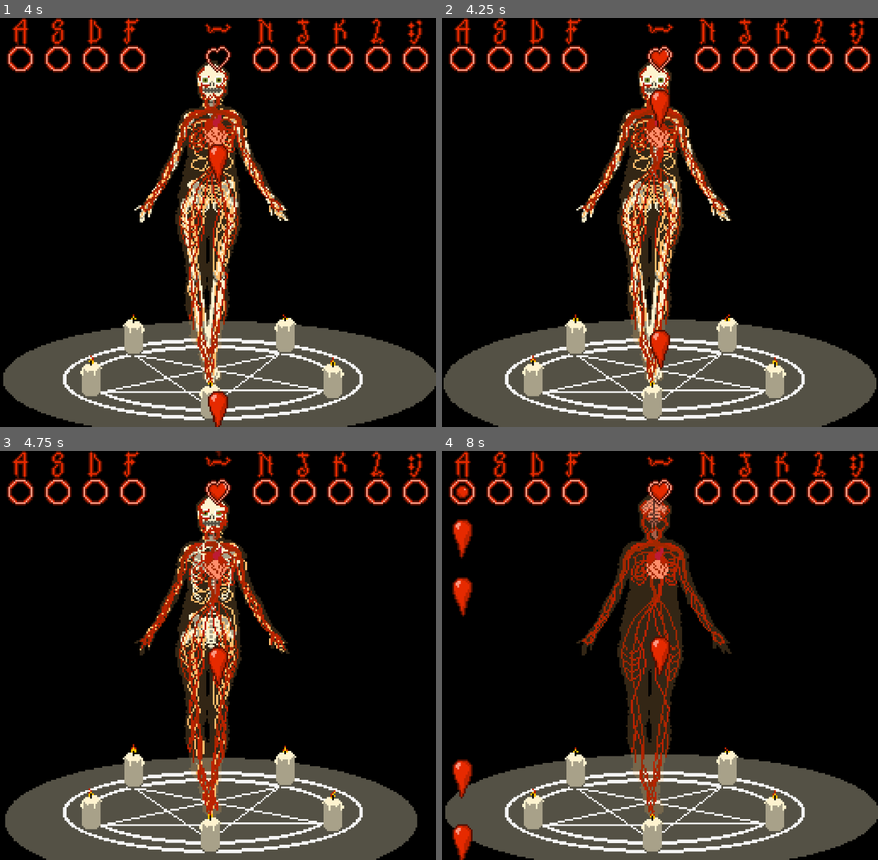
Above: before the commit, frames 1-4 (two rows, left to right).
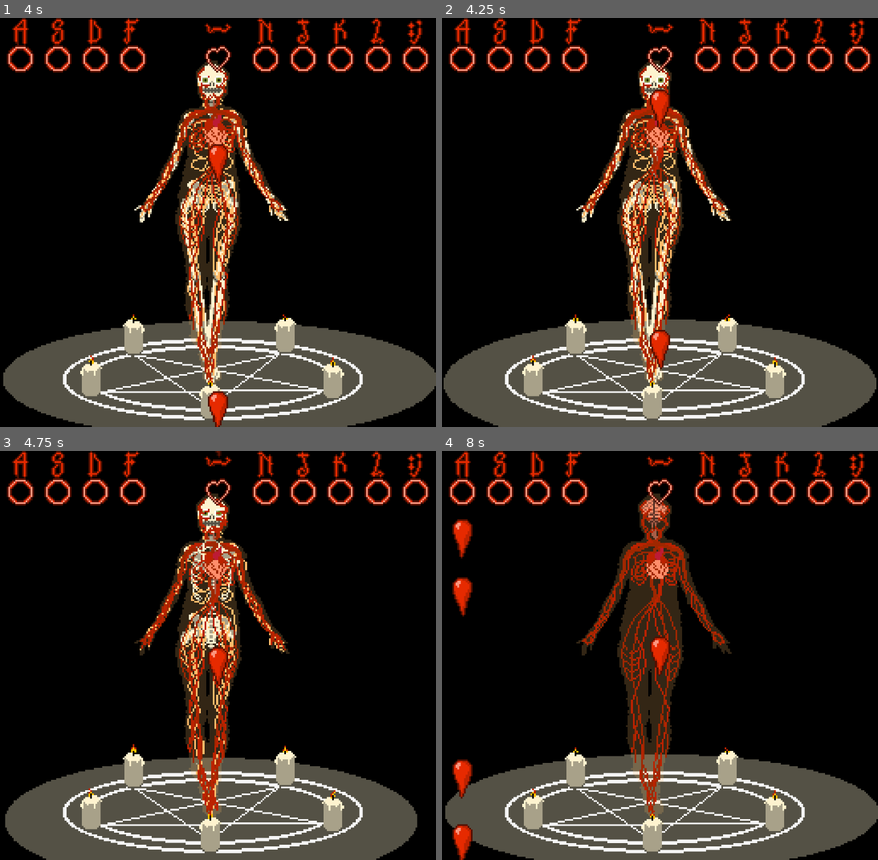
Above: after the commit, the same moments.

Repository: Ada-Rhodes/Bring-Her-Back
Game: Godot game, scene res://main_menu.tscn
The game is run twice, just before and just after one commit, with the same random seed, the same clock (stepped at 60 frames per second) and the same inputs.
Inputs:
- Up to frame 1 (4 s): click "START" at 0.5 s; tap N (Key N) at 1.35, 2.3, 3.8 s; tap V (Key V, bound only after the commit) at 1.55, 2.1, 3.05 s; tap A (Key A) at 2.85 s; tap , (Key Colon) at 3.6 s
- Up to frame 2 (4.25 s): no input
- Up to frame 3 (4.75 s): tap D (Key D) at 4.35 s; tap V (Key V, bound only after the commit) at 4.55 s
- Up to frame 4 (8 s): tap F (Key F) at 5.1 s; tap N (Key N) at 5.3, 6.8 s; tap J (Key J) at 5.85 s; tap V (Key V, bound only after the commit) at 6.05, 7.55 s; tap K (Key K) at 6.6 s; tap L (Key L) at 7.35 s

Frame 1 is identical in both runs. In frame 2, 0.1% of the frame differs, in the area x 48-52%, y 7-13%; in frame 3, 0.1%; in frame 4, 0.2%, in the area x 3-52%, y 7-13%.

Commit message:
Fixed beat rhythm bug
So the input works and late or early inputs no longer breaks it.

Changes still needed
-Make early input subtract a life
-Make PERFECT add a life
-implement life bar
-fix song
-fix animation
-add YOU WIN screen

Diff:
--- a/Bring-Her-Back/Game.tscn
+++ b/Bring-Her-Back/Game.tscn
@@ -39,7 +39,7 @@
 [ext_resource type="Script" uid="uid://b2s4vq7o4fnc5" path="res://her_body.gd" id="35_202ut"]
 
 [sub_resource type="RectangleShape2D" id="RectangleShape2D_yg35m"]
-size = Vector2(16, 48)
+size = Vector2(16, 32)
 
 [sub_resource type="AtlasTexture" id="AtlasTexture_202ut"]
 atlas = ExtResource("34_suycs")
--- a/Bring-Her-Back/key_a.gd
+++ b/Bring-Her-Back/key_a.gd
@@ -10,8 +10,9 @@
 
 # Called when the node enters the scene tree for the first time.
 func _ready() -> void:
+	#$"Target Drop".modulate.a=0.0
 	$"Target Drop".visible=false
-	caught = false
+
 
 
 # Called every frame. 'delta' is the elapsed time since the previous frame.
@@ -39,21 +40,20 @@
 
 
 func _on_blood_instance_left_tree() -> void:
-	# on blood instance leaving the tree, emit missed_beat signal
-	if caught == false:
-		missed_beat.emit() # if missed drop, then signal
-		print("oof")
-	if caught == true:
-		caught = false #if drop was caught then reset flag
-		print("caught")
-
+	if is_instance_valid(droplet):
+		# on blood instance leaving the tree, emit missed_beat signal
+		if droplet.on_beat(2) == false:
+			missed_beat.emit() # if missed drop, then signal
+			print("oof")
+		if droplet.on_beat(2) == true:
+			print("caught")
 
 
 func _on_area_2d_body_entered(body: Node2D) -> void:
 	$"Target Drop".visible=true
 	droplet = body.get_parent()
 	on_beat = true
-	caught = true # flag to account for caught drop
+	droplet.on_beat(1)
 	#blood.queue_free()
 
 	#if blood.has_method("poof"):
--- a/Bring-Her-Back/key_colon.gd
+++ b/Bring-Her-Back/key_colon.gd
@@ -4,10 +4,13 @@
 # Pre-Load Blood Drop Instance
 const BLOOD_DROP = preload("res://prefabs/blood_drop.tscn")
 signal missed_beat
-
+var caught: bool
+var on_beat: bool
+var droplet: Node2D
 
 # Called when the node enters the scene tree for the first time.
 func _ready() -> void:
+	#$"Target Drop".modulate.a=0.0
 	$"Target Drop".visible=false
 
 
@@ -18,6 +21,11 @@
 	if aPressed == true:
 		$AudioStreamPlayer.play()
 		#spawn_blood() #moved to the game loop
+		if $Area2D.area_entered:
+			print("A")
+			if droplet!=null:
+				droplet.queue_free()
+
 
 # Spawn Blood drop in desired position
 func spawn_blood() -> void:
@@ -32,16 +40,30 @@
 
 
 func _on_blood_instance_left_tree() -> void:
-	# on blood instance leaving the tree, emit missed_beat signal
-	missed_beat.emit()
-	print("donezo")
-
+	if is_instance_valid(droplet):
+		# on blood instance leaving the tree, emit missed_beat signal
+		if droplet.on_beat(2) == false:
+			missed_beat.emit() # if missed drop, then signal
+			print("oof")
+		if droplet.on_beat(2) == true:
+			print("caught")
 
 
 func _on_area_2d_body_entered(body: Node2D) -> void:
-	$"Target Drop".modulate.a=1.0 # make visible
 	$"Target Drop".visible=true
+	droplet = body.get_parent()
+	on_beat = true
+	droplet.on_beat(1)
+	#blood.queue_free()
+
+	#if blood.has_method("poof"):
+	#	blood.poof()
+	#	caught = true # flag to account for caught drop
+	#	blood.queue_free()
+	#if body.has_method()
 
 
 func _on_area_2d_body_exited(body: Node2D) -> void:
-	$"Target Drop".modulate.a=0.0 # Make transparent
+	$"Target Drop".visible=false
+	on_beat = false
+	caught = false
--- a/Bring-Her-Back/key_d.gd
+++ b/Bring-Her-Back/key_d.gd
@@ -4,10 +4,13 @@
 # Pre-Load Blood Drop Instance
 const BLOOD_DROP = preload("res://prefabs/blood_drop.tscn")
 signal missed_beat
-
+var caught: bool
+var on_beat: bool
+var droplet: Node2D
 
 # Called when the node enters the scene tree for the first time.
 func _ready() -> void:
+	#$"Target Drop".modulate.a=0.0
 	$"Target Drop".visible=false
 
 
@@ -18,6 +21,11 @@
 	if aPressed == true:
 		$AudioStreamPlayer.play()
 		#spawn_blood() #moved to the game loop
+		if $Area2D.area_entered:
+			print("A")
+			if droplet!=null:
+				droplet.queue_free()
+
 
 # Spawn Blood drop in desired position
 func spawn_blood() -> void:
@@ -32,16 +40,30 @@
 
 
 func _on_blood_instance_left_tree() -> void:
-	# on blood instance leaving the tree, emit missed_beat signal
-	missed_beat.emit()
-	print("donezo")
-
+	if is_instance_valid(droplet):
+		# on blood instance leaving the tree, emit missed_beat signal
+		if droplet.on_beat(2) == false:
+			missed_beat.emit() # if missed drop, then signal
+			print("oof")
+		if droplet.on_beat(2) == true:
+			print("caught")
 
 
 func _on_area_2d_body_entered(body: Node2D) -> void:
-	$"Target Drop".modulate.a=1.0 # make visible
 	$"Target Drop".visible=true
+	droplet = body.get_parent()
+	on_beat = true
+	droplet.on_beat(1)
+	#blood.queue_free()
+
+	#if blood.has_method("poof"):
+	#	blood.poof()
+	#	caught = true # flag to account for caught drop
+	#	blood.queue_free()
+	#if body.has_method()
 
 
 func _on_area_2d_body_exited(body: Node2D) -> void:
-	$"Target Drop".modulate.a=0.0 # Make transparent
+	$"Target Drop".visible=false
+	on_beat = false
+	caught = false
--- a/Bring-Her-Back/key_f.gd
+++ b/Bring-Her-Back/key_f.gd
@@ -4,10 +4,13 @@
 # Pre-Load Blood Drop Instance
 const BLOOD_DROP = preload("res://prefabs/blood_drop.tscn")
 signal missed_beat
-
+var caught: bool
+var on_beat: bool
+var droplet: Node2D
 
 # Called when the node enters the scene tree for the first time.
 func _ready() -> void:
+	#$"Target Drop".modulate.a=0.0
 	$"Target Drop".visible=false
 
 
@@ -18,23 +21,49 @@
 	if aPressed == true:
 		$AudioStreamPlayer.play()
 		#spawn_blood() #moved to the game loop
+		if $Area2D.area_entered:
+			print("A")
+			if droplet!=null:
+				droplet.queue_free()
+
 
 # Spawn Blood drop in desired position
 func spawn_blood() -> void:
 	# Create an instance of the blood drop
 	var blood_instance = BLOOD_DROP.instantiate()
 
-	# Set blood drop position 1-8
-	# Do this later
+	# create exited signal
+	blood_instance.tree_exited.connect(_on_blood_instance_left_tree)
 
 	# Add blood drop to paret scene as a child
 	add_child(blood_instance)
 
 
+func _on_blood_instance_left_tree() -> void:
+	if is_instance_valid(droplet):
+		# on blood instance leaving the tree, emit missed_beat signal
+		if droplet.on_beat(2) == false:
+			missed_beat.emit() # if missed drop, then signal
+			print("oof")
+		if droplet.on_beat(2) == true:
+			print("caught")
+
+
 func _on_area_2d_body_entered(body: Node2D) -> void:
-	$"Target Drop".modulate.a=1.0 # make visible
 	$"Target Drop".visible=true
+	droplet = body.get_parent()
+	on_beat = true
+	droplet.on_beat(1)
+	#blood.queue_free()
+
+	#if blood.has_method("poof"):
+	#	blood.poof()
+	#	caught = true # flag to account for caught drop
+	#	blood.queue_free()
+	#if body.has_method()
 
 
 func _on_area_2d_body_exited(body: Node2D) -> void:
-	$"Target Drop".modulate.a=0.0 # Make transparent
+	$"Target Drop".visible=false
+	on_beat = false
+	caught = false
--- a/Bring-Her-Back/key_j.gd
+++ b/Bring-Her-Back/key_j.gd
@@ -4,10 +4,13 @@
 # Pre-Load Blood Drop Instance
 const BLOOD_DROP = preload("res://prefabs/blood_drop.tscn")
 signal missed_beat
-
+var caught: bool
+var on_beat: bool
+var droplet: Node2D
 
 # Called when the node enters the scene tree for the first time.
 func _ready() -> void:
+	#$"Target Drop".modulate.a=0.0
 	$"Target Drop".visible=false
 
 
@@ -18,6 +21,11 @@
 	if aPressed == true:
 		$AudioStreamPlayer.play()
 		#spawn_blood() #moved to the game loop
+		if $Area2D.area_entered:
+			print("A")
+			if droplet!=null:
+				droplet.queue_free()
+
 
 # Spawn Blood drop in desired position
 func spawn_blood() -> void:
@@ -32,16 +40,30 @@
 
 
 func _on_blood_instance_left_tree() -> void:
-	# on blood instance leaving the tree, emit missed_beat signal
-	missed_beat.emit()
-	print("donezo")
-
+	if is_instance_valid(droplet):
+		# on blood instance leaving the tree, emit missed_beat signal
+		if droplet.on_beat(2) == false:
+			missed_beat.emit() # if missed drop, then signal
+			print("oof")
+		if droplet.on_beat(2) == true:
+			print("caught")
 
 
 func _on_area_2d_body_entered(body: Node2D) -> void:
-	$"Target Drop".modulate.a=1.0 # make visible
 	$"Target Drop".visible=true
+	droplet = body.get_parent()
+	on_beat = true
+	droplet.on_beat(1)
+	#blood.queue_free()
+
+	#if blood.has_method("poof"):
+	#	blood.poof()
+	#	caught = true # flag to account for caught drop
+	#	blood.queue_free()
+	#if body.has_method()
 
 
 func _on_area_2d_body_exited(body: Node2D) -> void:
-	$"Target Drop".modulate.a=0.0 # Make transparent
+	$"Target Drop".visible=false
+	on_beat = false
+	caught = false
--- a/Bring-Her-Back/key_k.gd
+++ b/Bring-Her-Back/key_k.gd
@@ -4,10 +4,13 @@
 # Pre-Load Blood Drop Instance
 const BLOOD_DROP = preload("res://prefabs/blood_drop.tscn")
 signal missed_beat
-
+var caught: bool
+var on_beat: bool
+var droplet: Node2D
 
 # Called when the node enters the scene tree for the first time.
 func _ready() -> void:
+	#$"Target Drop".modulate.a=0.0
 	$"Target Drop".visible=false
 
 
@@ -18,6 +21,11 @@
 	if aPressed == true:
 		$AudioStreamPlayer.play()
 		#spawn_blood() #moved to the game loop
+		if $Area2D.area_entered:
+			print("A")
+			if droplet!=null:
+				droplet.queue_free()
+
 
 # Spawn Blood drop in desired position
 func spawn_blood() -> void:
@@ -32,16 +40,30 @@
 
 
 func _on_blood_instance_left_tree() -> void:
-	# on blood instance leaving the tree, emit missed_beat signal
-	missed_beat.emit()
-	print("donezo")
-
+	if is_instance_valid(droplet):
+		# on blood instance leaving the tree, emit missed_beat signal
+		if droplet.on_beat(2) == false:
+			missed_beat.emit() # if missed drop, then signal
+			print("oof")
+		if droplet.on_beat(2) == true:
+			print("caught")
 
 
 func _on_area_2d_body_entered(body: Node2D) -> void:
-	$"Target Drop".modulate.a=1.0 # make visible
 	$"Target Drop".visible=true
+	droplet = body.get_parent()
+	on_beat = true
+	droplet.on_beat(1)
+	#blood.queue_free()
+
+	#if blood.has_method("poof"):
+	#	blood.poof()
+	#	caught = true # flag to account for caught drop
+	#	blood.queue_free()
+	#if body.has_method()
 
 
 func _on_area_2d_body_exited(body: Node2D) -> void:
-	$"Target Drop".modulate.a=0.0 # Make transparent
+	$"Target Drop".visible=false
+	on_beat = false
+	caught = false
--- a/Bring-Her-Back/key_l.gd
+++ b/Bring-Her-Back/key_l.gd
@@ -4,10 +4,13 @@
 # Pre-Load Blood Drop Instance
 const BLOOD_DROP = preload("res://prefabs/blood_drop.tscn")
 signal missed_beat
-
+var caught: bool
+var on_beat: bool
+var droplet: Node2D
 
 # Called when the node enters the scene tree for the first time.
 func _ready() -> void:
+	#$"Target Drop".modulate.a=0.0
 	$"Target Drop".visible=false
 
 
@@ -18,6 +21,11 @@
 	if aPressed == true:
 		$AudioStreamPlayer.play()
 		#spawn_blood() #moved to the game loop
+		if $Area2D.area_entered:
+			print("A")
+			if droplet!=null:
+				droplet.queue_free()
+
 
 # Spawn Blood drop in desired position
 func spawn_blood() -> void:
@@ -32,16 +40,30 @@
 
 
 func _on_blood_instance_left_tree() -> void:
-	# on blood instance leaving the tree, emit missed_beat signal
-	missed_beat.emit()
-	print("donezo")
-
+	if is_instance_valid(droplet):
+		# on blood instance leaving the tree, emit missed_beat signal
+		if droplet.on_beat(2) == false:
+			missed_beat.emit() # if missed drop, then signal
+			print("oof")
+		if droplet.on_beat(2) == true:
+			print("caught")
 
 
 func _on_area_2d_body_entered(body: Node2D) -> void:
-	$"Target Drop".modulate.a=1.0 # make visible
 	$"Target Drop".visible=true
+	droplet = body.get_parent()
+	on_beat = true
+	droplet.on_beat(1)
+	#blood.queue_free()
+
+	#if blood.has_method("poof"):
+	#	blood.poof()
+	#	caught = true # flag to account for caught drop
+	#	blood.queue_free()
+	#if body.has_method()
 
 
 func _on_area_2d_body_exited(body: Node2D) -> void:
-	$"Target Drop".modulate.a=0.0 # Make transparent
+	$"Target Drop".visible=false
+	on_beat = false
+	caught = false
--- a/Bring-Her-Back/key_n.gd
+++ b/Bring-Her-Back/key_n.gd
@@ -4,7 +4,9 @@
 # Pre-Load Blood Drop Instance
 const BLOOD_DROP = preload("res://prefabs/blood_drop.tscn")
 signal missed_beat
-
+var caught: bool
+var on_beat: bool
+var droplet: Node2D
 
 # Called when the node enters the scene tree for the first time.
 func _ready() -> void:
@@ -19,6 +21,11 @@
 	if aPressed == true:
 		$AudioStreamPlayer.play()
 		#spawn_blood() #moved to the game loop
+		if $Area2D.area_entered:
+			print("A")
+			if droplet!=null:
+				droplet.queue_free()
+
 
 # Spawn Blood drop in desired position
 func spawn_blood() -> void:
@@ -33,15 +40,30 @@
 
 
 func _on_blood_instance_left_tree() -> void:
-	# on blood instance leaving the tree, emit missed_beat signal
-	missed_beat.emit()
-	print("donezo")
+	if is_instance_valid(droplet):
+		# on blood instance leaving the tree, emit missed_beat signal
+		if droplet.on_beat(2) == false:
+			missed_beat.emit() # if missed drop, then signal
+			print("oof")
+		if droplet.on_beat(2) == true:
+			print("caught")
 
 
 func _on_area_2d_body_entered(body: Node2D) -> void:
-	$"Target Drop".modulate.a=1.0 # make visible
 	$"Target Drop".visible=true
+	droplet = body.get_parent()
+	on_beat = true
+	droplet.on_beat(1)
+	#blood.queue_free()
+
+	#if blood.has_method("poof"):
+	#	blood.poof()
+	#	caught = true # flag to account for caught drop
+	#	blood.queue_free()
+	#if body.has_method()
 
 
 func _on_area_2d_body_exited(body: Node2D) -> void:
-	$"Target Drop".modulate.a=0.0 # Make transparent
+	$"Target Drop".visible=false
+	on_beat = false
+	caught = false
--- a/Bring-Her-Back/key_s.gd
+++ b/Bring-Her-Back/key_s.gd
@@ -4,10 +4,13 @@
 # Pre-Load Blood Drop Instance
 const BLOOD_DROP = preload("res://prefabs/blood_drop.tscn")
 signal missed_beat
-
+var caught: bool
+var on_beat: bool
+var droplet: Node2D
 
 # Called when the node enters the scene tree for the first time.
 func _ready() -> void:
+	#$"Target Drop".modulate.a=0.0
 	$"Target Drop".visible=false
 
 
@@ -18,6 +21,11 @@
 	if aPressed == true:
 		$AudioStreamPlayer.play()
 		#spawn_blood() #moved to the game loop
+		if $Area2D.area_entered:
+			print("A")
+			if droplet!=null:
+				droplet.queue_free()
+
 
 # Spawn Blood drop in desired position
 func spawn_blood() -> void:
@@ -32,15 +40,30 @@
 
 
 func _on_blood_instance_left_tree() -> void:
-	# on blood instance leaving the tree, emit missed_beat signal
-	missed_beat.emit()
-	print("donezo")
+	if is_instance_valid(droplet):
+		# on blood instance leaving the tree, emit missed_beat signal
+		if droplet.on_beat(2) == false:
+			missed_beat.emit() # if missed drop, then signal
+			print("oof")
+		if droplet.on_beat(2) == true:
+			print("caught")
 
 
 func _on_area_2d_body_entered(body: Node2D) -> void:
-	$"Target Drop".modulate.a=1.0 # make visible
 	$"Target Drop".visible=true
+	droplet = body.get_parent()
+	on_beat = true
+	droplet.on_beat(1)
+	#blood.queue_free()
+
+	#if blood.has_method("poof"):
+	#	blood.poof()
+	#	caught = true # flag to account for caught drop
+	#	blood.queue_free()
+	#if body.has_method()
 
 
 func _on_area_2d_body_exited(body: Node2D) -> void:
-	$"Target Drop".modulate.a=0.0 # Make transparent
+	$"Target Drop".visible=false
+	on_beat = false
+	caught = false
--- a/Bring-Her-Back/key_space.gd
+++ b/Bring-Her-Back/key_space.gd
@@ -4,7 +4,9 @@
 # Pre-Load Blood Drop Instance
 const BLOOD_DROP = preload("res://prefabs/blood_drop.tscn")
 signal missed_beat
-
+var caught: bool
+var on_beat: bool
+var droplet: Node2D
 
 # Called when the node enters the scene tree for the first time.
 func _ready() -> void:
@@ -20,8 +22,10 @@
 		$AudioStreamPlayer.play()
 		#spawn_blood() #moved to the game loop
 		if $Area2D.area_entered:
-			print("SPACE")
-			#droplet.queue_free()
+			print("A")
+			if droplet!=null:
+				droplet.queue_free()
+
 
 # Spawn Blood drop in desired position
 func spawn_blood() -> void:
@@ -36,15 +40,30 @@
 
 
 func _on_blood_instance_left_tree() -> void:
-	# on blood instance leaving the tree, emit missed_beat signal
-	missed_beat.emit()
-	print("donezo")
+	if is_instance_valid(droplet):
+		# on blood instance leaving the tree, emit missed_beat signal
+		if droplet.on_beat(2) == false:
+			missed_beat.emit() # if missed drop, then signal
+			print("oof")
+		if droplet.on_beat(2) == true:
+			print("caught")
 
 
 func _on_area_2d_body_entered(body: Node2D) -> void:
-	$"Target Drop".modulate.a=1.0 # make visible
 	$"Target Drop".visible=true
+	droplet = body.get_parent()
+	on_beat = true
+	droplet.on_beat(1)
+	#blood.queue_free()
+
+	#if blood.has_method("poof"):
+	#	blood.poof()
+	#	caught = true # flag to account for caught drop
+	#	blood.queue_free()
+	#if body.has_method()
 
 
 func _on_area_2d_body_exited(body: Node2D) -> void:
-	$"Target Drop".modulate.a=0.0 # Make transparent
+	$"Target Drop".visible=false
+	on_beat = false
+	caught = false
--- a/Bring-Her-Back/key_v.gd
+++ b/Bring-Her-Back/key_v.gd
@@ -4,7 +4,9 @@
 # Pre-Load Blood Drop Instance
 const BLOOD_DROP = preload("res://prefabs/blood_drop.tscn")
 signal missed_beat
-
+var caught: bool
+var on_beat: bool
+var droplet: Node2D
 
 # Called when the node enters the scene tree for the first time.
 func _ready() -> void:
@@ -12,13 +14,17 @@
 	$"Target Drop".visible=false
 
 
-
 # Called every frame. 'delta' is the elapsed time since the previous frame.
 func _process(delta: float) -> void:
-	var aPressed = Input.is_action_just_pressed("Key N")
+	var aPressed = Input.is_action_just_pressed("Key V")
 	if aPressed == true:
 		$AudioStreamPlayer.play()
 		#spawn_blood() #moved to the game loop
+		if $Area2D.area_entered:
+			print("A")
+			if droplet!=null:
+				droplet.queue_free()
+
 
 # Spawn Blood drop in desired position
 func spawn_blood() -> void:
@@ -33,15 +39,30 @@
 
 
 func _on_blood_instance_left_tree() -> void:
-	# on blood instance leaving the tree, emit missed_beat signal
-	missed_beat.emit()
-	print("donezo")
+	if is_instance_valid(droplet):
+		# on blood instance leaving the tree, emit missed_beat signal
+		if droplet.on_beat(2) == false:
+			missed_beat.emit() # if missed drop, then signal
+			print("oof")
+		if droplet.on_beat(2) == true:
+			print("caught")
 
 
 func _on_area_2d_body_entered(body: Node2D) -> void:
-	$"Target Drop".modulate.a=1.0 # make visible
 	$"Target Drop".visible=true
+	droplet = body.get_parent()
+	on_beat = true
+	droplet.on_beat(1)
+	#blood.queue_free()
+
+	#if blood.has_method("poof"):
+	#	blood.poof()
+	#	caught = true # flag to account for caught drop
+	#	blood.queue_free()
+	#if body.has_method()
 
 
 func _on_area_2d_body_exited(body: Node2D) -> void:
-	$"Target Drop".modulate.a=0.0 # Make transparent
+	$"Target Drop".visible=false
+	on_beat = false
+	caught = false
--- a/Bring-Her-Back/prefabs/blood_drop.gd
+++ b/Bring-Her-Back/prefabs/blood_drop.gd
@@ -9,7 +9,7 @@
 
 # Called when the node enters the scene tree for the first time.
 func _ready() -> void:
-	caught = 0 # set as not caught
+	caught = false # set as not caught
 	sprite.play("default")
 	# Local position (relative to its parent node)
 	local_pos = get_node("BloodDrop").position.y
@@ -30,9 +30,19 @@
 	# delete if off screen
 	if local_pos < -64:
 		var elapsed_time = Time.get_ticks_msec() - start_time
-		#print("Time elapsed: ", elapsed_time, " ms")
+		#print("Debug: blood_drop: Time elapsed: ", elapsed_time, " ms")
 
 		queue_free()
 
 func poof() -> void:
 	print("poof")
+
+func on_beat(state: int) -> bool:
+	if state == 1:
+		caught = true
+	if state ==0:
+		caught = false
+	if state == 2:
+		#return without updating
+		print("Debug 1: blood_drop: ", caught)
+	return caught
--- a/Bring-Her-Back/project.godot
+++ b/Bring-Her-Back/project.godot
@@ -79,6 +79,11 @@
 "events": [Object(InputEventKey,"resource_local_to_scene":false,"resource_name":"","device":-1,"window_id":0,"alt_press …(192 unchanged characters)…
 ]
 }
+"Key V"={
+"deadzone": 0.2,
+"events": [Object(InputEventKey,"resource_local_to_scene":false,"resource_name":"","device":-1,"window_id":0,"alt_pressed":false,"shift_pressed":false,"ctrl_pressed":false,"meta_pressed":false,"pressed":false,"keycode":0,"physical_keycode":86,"key_label":0,"unicode":118,"location":0,"echo":false,"script":null)
+]
+}
 
 [physics]
 
